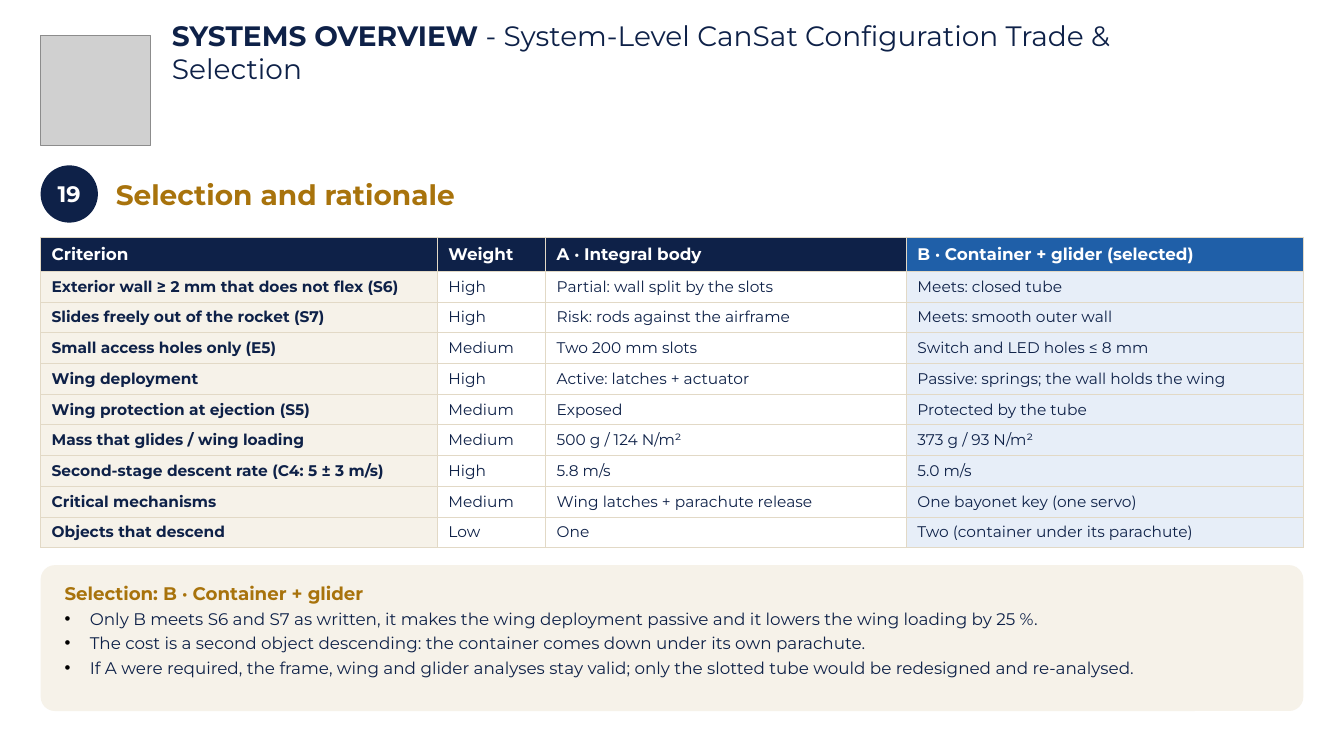
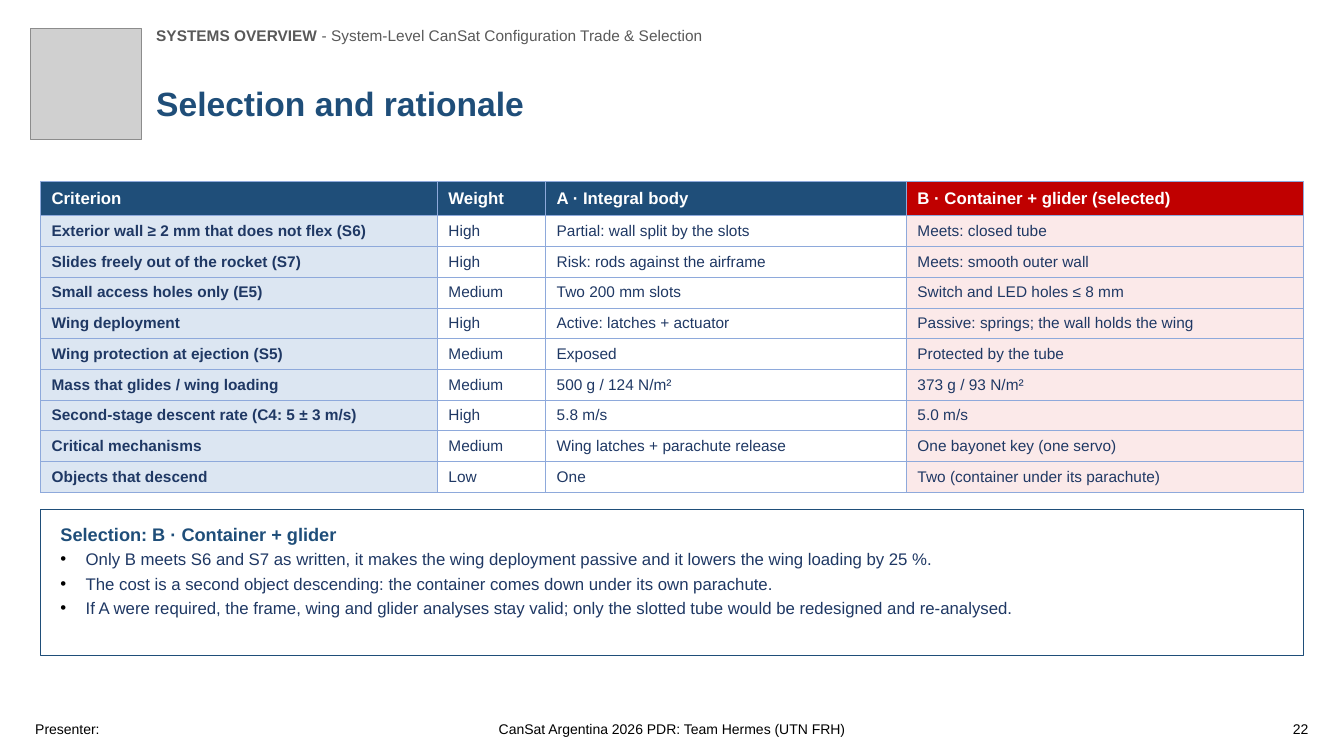
Before and after one commit to Caetano18/proyecto, a slide deck: slide 22 of cansat_pdr/laminas_plantilla/CanSat_PDR_Hermes_mecanica.pptx. Drawn at 1344x756 pixels with LibreOffice and Linux fonts; fonts in the diff are those of the drawing; grey boxes stand for pictures; background and template pictures are left out. Boxes give left, top, right and bottom in pixels: in the first picture for what was removed or moved away, otherwise in the second. Text is boxed around its words. In the diff, an @@ line names an element or a change of style, - is before the commit and + after.

```diff
--- a/cansat_pdr/laminas_plantilla/CanSat_PDR_Hermes_mecanica.pptx
+++ b/cansat_pdr/laminas_plantilla/CanSat_PDR_Hermes_mecanica.pptx
@@ picture: place and size @@
-picture at <box>40,35,150,145</box>
+picture at <box>30,28,141,139</box>
@@ text "SYSTEMS OVERVIEW - System-Level CanSat ...": place and size @@
-text "SYSTEMS OVERVIEW - System-Level CanSat ..." at <box>172,25,1084,79</box>
+text "SYSTEMS OVERVIEW - System-Level CanSat ..." at <box>156,30,702,44</box>
@@ text "SYSTEMS OVERVIEW - System-Level CanSat ..." at <box>156,30,702,44</box>: size 20 to 11 pt, font Montserrat to Arial, text colour #0E2148 to #595959 @@
@@ text "Selection and rationale": place and size @@
-text "Selection and rationale" at <box>116,183,455,206</box>
+text "Selection and rationale" at <box>156,91,524,117</box>
@@ text "Selection and rationale" at <box>156,91,524,117</box>: size 20 to 24 pt, font Montserrat to Arial, text colour #A8730C to #1F4E79 @@
@@ ellipse removed at <box>40,165,98,223</box> @@
-19
@@ table at <box>40,181,1304,492</box> @@
@@ fill #0E2148 to #1F4E79 in 3 cells @@
@@ fill #1F5FA8 to #C00000 in row 1, column 4 @@
@@ fill #F6F2E9 to #DCE6F2 in 9 cells @@
@@ fill #E7EEF8 to #FBE9E9 in 9 cells @@
@@ font Montserrat to Arial, text colour #0E2148 to #1F3864 @@
@@ borders changed @@
@@ table: place and size @@
-table at <box>40,237,1304,547</box>
+table at <box>40,181,1304,492</box>
@@ rectangle "Selection: B · Container + ...": place and size @@
-rectangle "Selection: B · Container + ..." at <box>40,566,1304,712</box>
+rectangle "Selection: B · Container + ..." at <box>40,510,1304,656</box>
@@ rectangle "Selection: B · Container + ..." at <box>40,510,1304,656</box>: font Montserrat to Arial, text colour #0E2148 to #1F3864; text colour #A8730C to #1F4E79 in "Selection: B · Container + glider"; rounded rectangle to rectangle; fill #F6F2E9 to #FFFFFF; outline none to #1F4E79 1 pt @@
@@ text added at <box>35,724,99,734</box>, 10 pt, text #000000 @@
+Presenter:
@@ text added at <box>499,724,845,737</box>, 10 pt, text #000000 @@
+CanSat Argentina 2026 PDR: Team Hermes (UTN FRH)
@@ text added at <box>1293,724,1309,734</box>, 10 pt, text #000000 @@
+22
```
Also in this commit, not shown: 107 other slides changed, 1 slide added, 33 other files.
